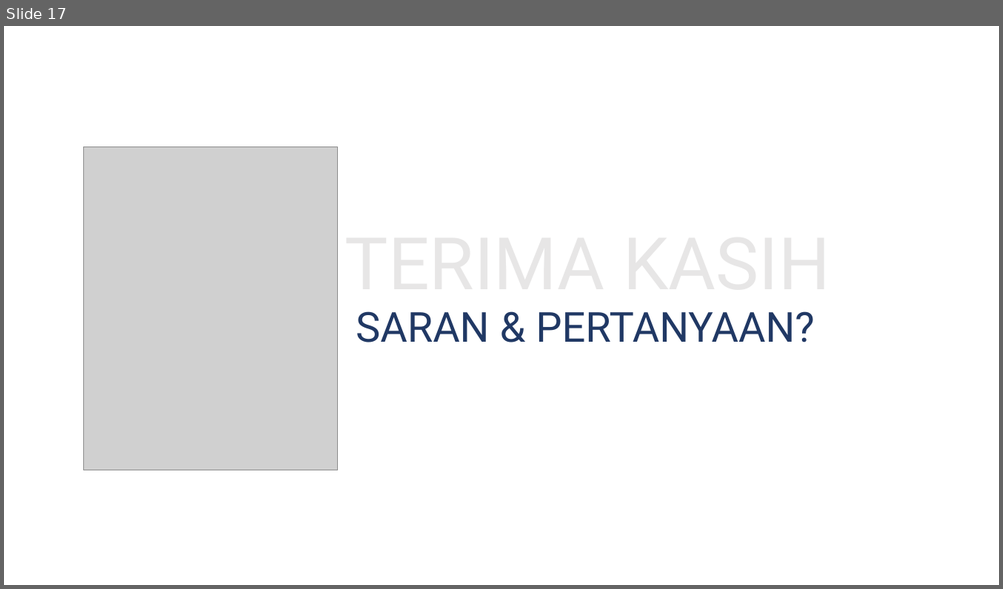
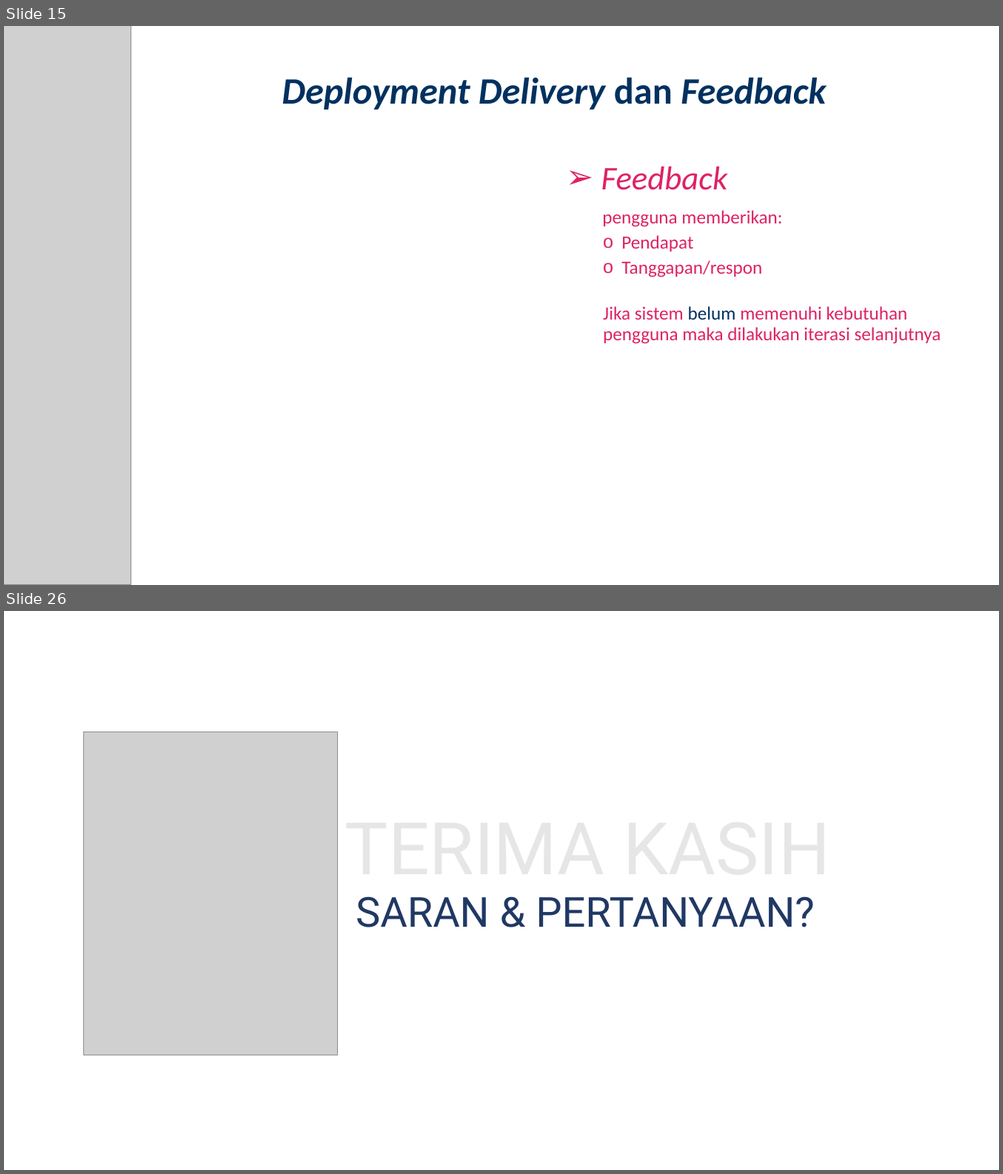
Before and after one commit to alinnural/skripsi, a slide deck: PENULISAN/Kolokium/Kolokium_G64154068_040917.pptx. Shown one above the other, each under a label of ours: slide 17 before the commit, slides 15 and 26 after it; the slides between them are not shown. The pictures are 1003x589 and 1003x1174 pixels, drawn with LibreOffice and Linux fonts; fonts in the diff are those of the drawing; grey boxes stand for pictures. Boxes give left, top, right and bottom in pixels: in the first picture for what was removed or moved away, otherwise in the second. Text is boxed around its words. In the diff, an @@ line names an element or a change of style, - is before the commit and + after.

```diff
--- a/PENULISAN/Kolokium/Kolokium_G64154068_040917.pptx
+++ b/PENULISAN/Kolokium/Kolokium_G64154068_040917.pptx
@@ slide 15 added at [4, 26, 999, 585], background #FFFFFF @@
@@ picture added at [4, 26, 131, 585] @@
@@ title added at [282, 77, 825, 110], 36 pt, text #023160, bold, italic @@
+Deployment Delivery dan Feedback
@@ text added at [601, 167, 941, 344], 18 pt, text #DE2265 @@
+➢ Feedback
+pengguna memberikan:
+  o Pendapat
+  o Tanggapan/respon
+  Jika sistem belum memenuhi kebutuhan pengguna maka dilakukan iterasi selanjutnya
@@ what was slide 17 is now slide 26 @@
```
Also in this commit, not shown: 7 slides changed, 10 other slides added, 2 slides removed, 2 other files.
